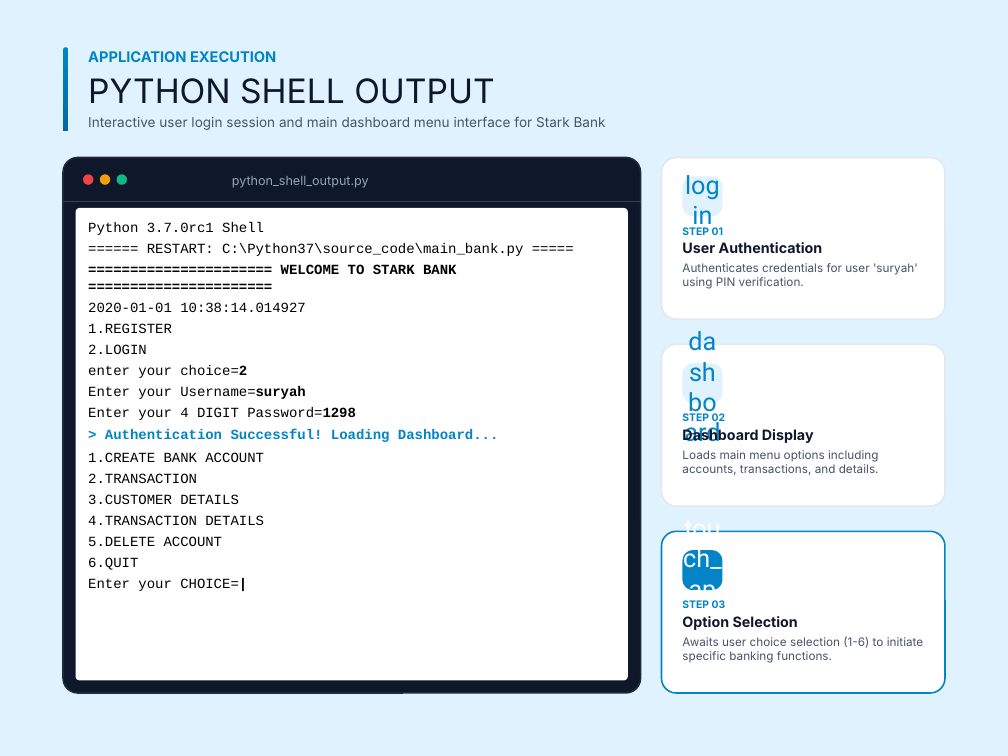
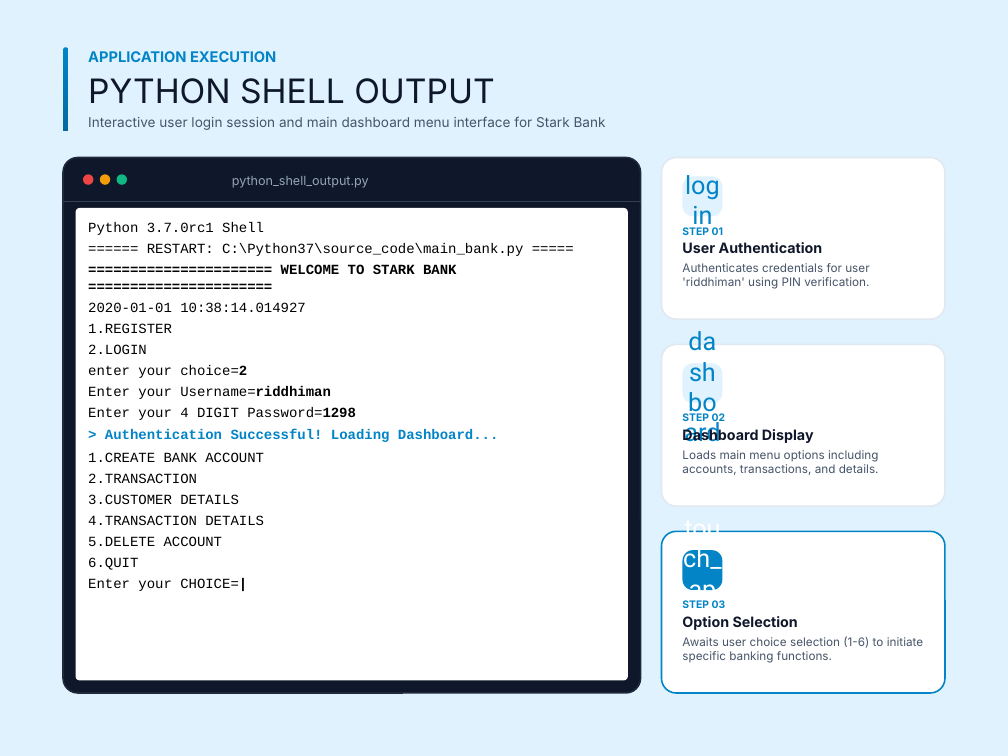
Before and after one commit to JamesWalton69/cs-project_12, a slide deck: slide 6 of BANK MANAGEMENT SYSTEM.pptx. Drawn at 1008x756 pixels with LibreOffice and Linux fonts; fonts in the diff are those of the drawing. Boxes give left, top, right and bottom in pixels: in the first picture for what was removed or moved away, otherwise in the second. Text is boxed around its words. In the diff, an @@ line names an element or a change of style, - is before the commit and + after.

Commit message:
Replace all occurrences of suryah with riddhiman across project report and presentation

```diff
--- a/BANK MANAGEMENT SYSTEM.pptx
+++ b/BANK MANAGEMENT SYSTEM.pptx
@@ text at [682, 263, 869, 289]: text changed @@
-Authenticates credentials for user 'suryah' using PIN verification.
+Authenticates credentials for user 'riddhiman' using PIN verification.
@@ text at [88, 386, 331, 399]: text changed @@
-Enter your Username=suryah
+Enter your Username=riddhiman
```
Also in this commit, not shown: 1 other slide changed, 4 other files.
